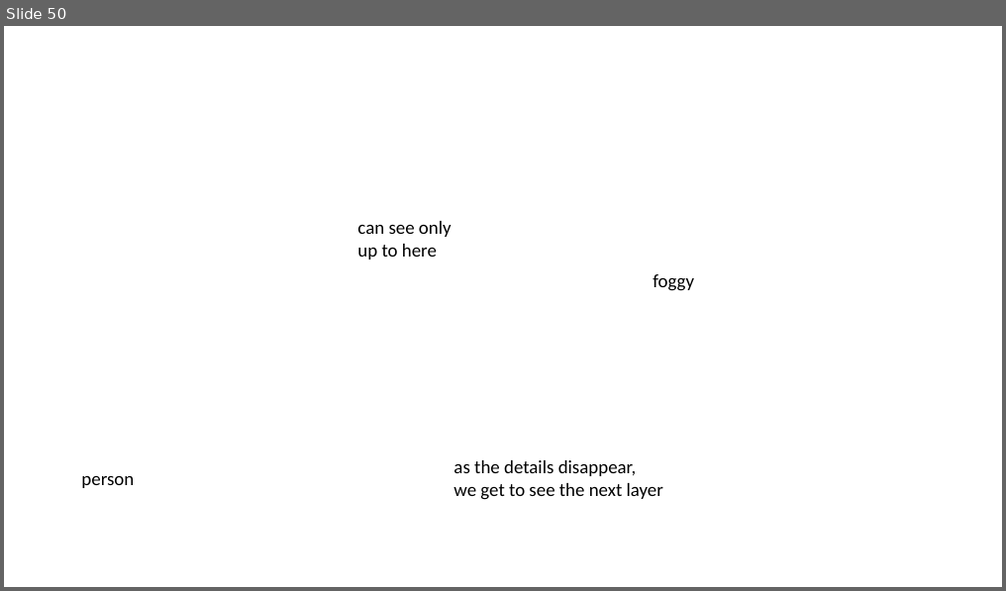
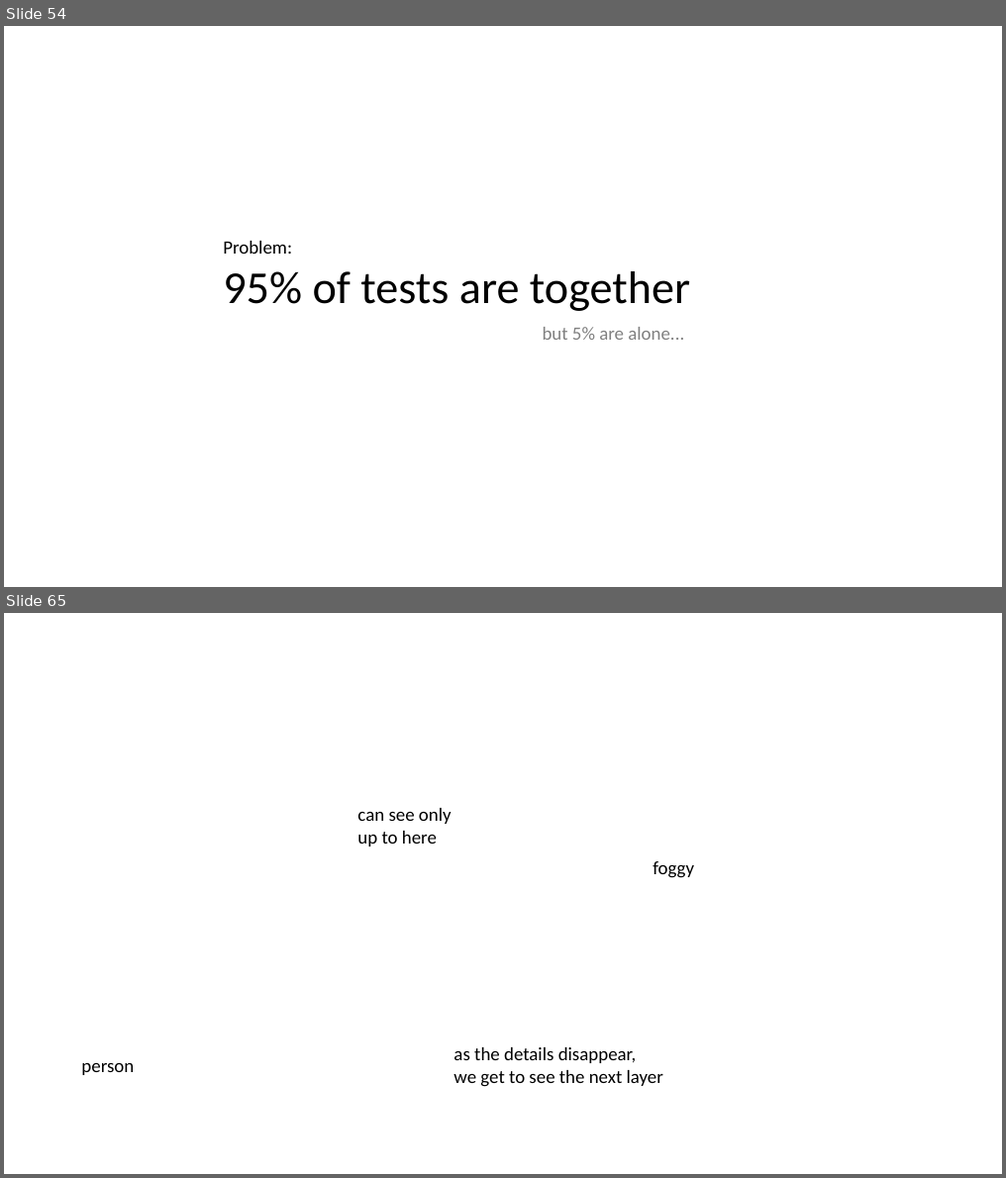
Before and after one commit to LearnWithLlew/TestingBetterWithApprovals.Slides, a slide deck: slides/Testing Better with Approvals.pptx. Shown one above the other, each under a label of ours: slide 50 before the commit, slides 54 and 65 after it; the slides between them are not shown. The pictures are 1006x591 and 1006x1178 pixels, drawn with LibreOffice and Linux fonts; fonts in the diff are those of the drawing. Boxes give left, top, right and bottom in pixels: in the first picture for what was removed or moved away, otherwise in the second. Text is boxed around its words. In the diff, an @@ line names an element or a change of style, - is before the commit and + after.

```diff
--- a/slides/Testing Better with Approvals.pptx
+++ b/slides/Testing Better with Approvals.pptx
@@ slide 54 added at [4, 26, 1002, 587], background #FFFFFF @@
@@ text added at [223, 241, 690, 311], 44 pt, text #000000 @@
+Problem:
+95% of tests are together
@@ text added at [543, 327, 684, 340], 18 pt, text #808080 @@
+but 5% are alone...
@@ what was slide 50 is now slide 65 @@
```
Also in this commit, not shown: 15 other slides added, 1 slide removed.
